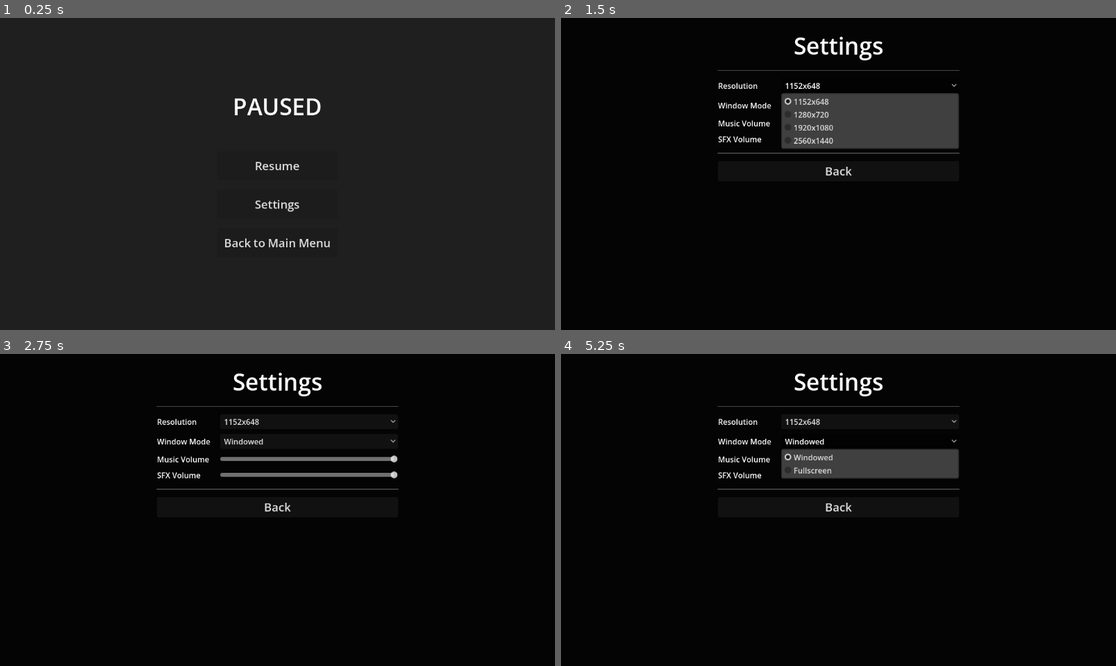
Above: before the commit, frames 1-4 (two rows, left to right).
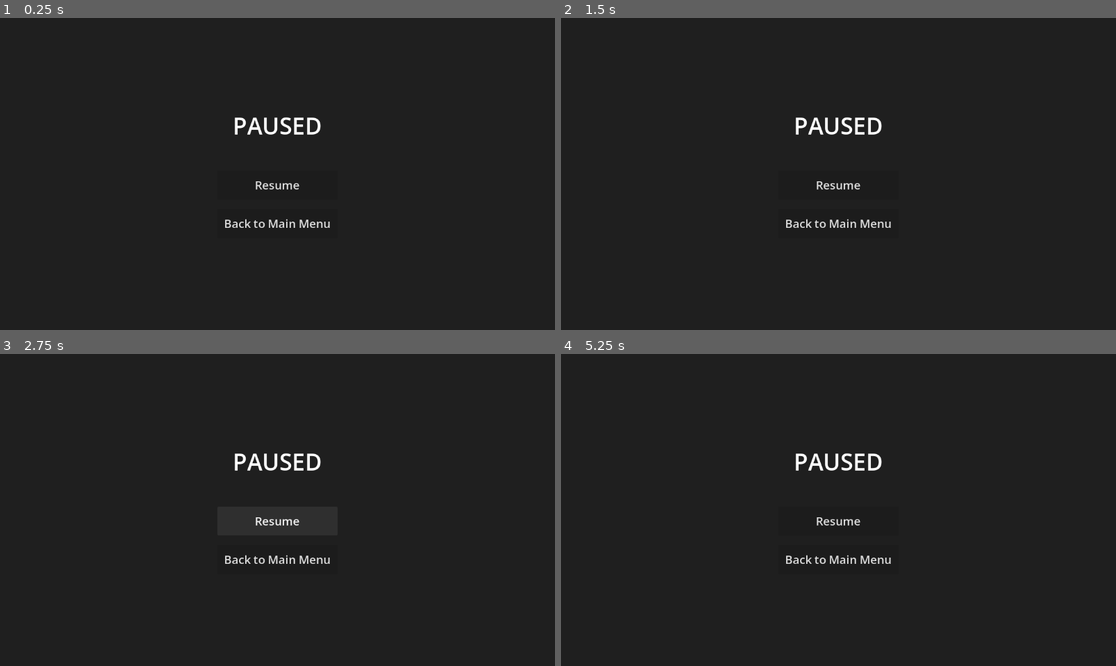
Above: after the commit, the same moments.

Repository: DinVin24/dutch
Game: Godot game, scene res://pause_menu.tscn
Same seed, same stepped clock (60 frames per second), same inputs: the game is played once before the commit and once after it. This scene is started directly instead of the project's main scene.
Inputs (mouse positions are in pixels of both pictures, inside the frame that each line leads up to):
- Up to frame 1 (0.25 s): no input
- Up to frame 2 (1.5 s): click (838, 205) at 0.5 s, where only the run before the commit has a clickable "Settings"; click (871, 86) at 1.25 s, where only the run before the commit has a clickable "1152x648"
- Up to frame 3 (2.75 s): click (277, 522) at 2 s, where only the run after the commit has a clickable "Resume"
- Up to frame 4 (5.25 s): click (871, 441) at 2.75 s, where only the run before the commit has a clickable "Windowed"; click (871, 422) at 3.5 s, where only the run before the commit has a clickable "1152x648"; click (838, 522) at 4.25 s, where only the run after the commit has a clickable "Resume"; click (871, 441) at 5 s, where only the run before the commit has a clickable "Windowed"

The runs differ from the first frame. In frame 1, 1.6% of the frame differs, in the area x 40-60%, y 25-74%; in frame 2, 94%, in the area x 0-100%, y 0-100%; in frame 3, 93%; in frame 4, 92%.

Commit message:
Revert "fix(ui,ai): resolve batch 2 issues (Dutch buttons, game over, card drawn alignment)"
This reverts commit 8e97a4e34ffeb1f4a1b7ed2264f475dd0f4a3a9b.

Diff:
--- a/bot_controller.gd
+++ b/bot_controller.gd
@@ -471,7 +471,7 @@
 
 	if hand_size > 0 and known_cnt == hand_size:
 		var score := _known_score(bot_idx)
-		if score <= 7 and gm.dutch_caller_index == -1 and gm.players_info[bot_idx].can_call_dutch:
+		if score < 7 and gm.dutch_caller_index == -1 and gm.players_info[bot_idx].can_call_dutch:
 			gm.bot_action.emit("Bot %d calls DUTCH! (score: %d)" % [bot_idx, score])
 			gm.call_dutch(bot_idx)
 			return
--- a/game_board.gd
+++ b/game_board.gd
@@ -15,8 +15,7 @@
 var end_turn_btn: Button
 var jump_in_btn: Button
 var call_dutch_btn: Button
-var confirm_dutch_btn: Button
-var forfeit_dutch_btn: Button
+var confirm_dutch_box: HBoxContainer
 
 var player_hands: Array = [[], [], [], []]
 var card_spacing = 110.0
@@ -44,7 +43,6 @@
 	GameManager.jump_in_penalty.connect(_on_jump_in_penalty)
 	GameManager.deck_ready.connect(_update_deck_visual)
 	GameManager.bot_action.connect(_on_bot_action)
-	GameManager.game_over.connect(_on_game_over)
 	resized.connect(_on_resized)
 
 	var deck_button = $CenterTable/DeckArea/Slotbg/Interaction
@@ -119,36 +117,34 @@
 	call_dutch_btn.offset_bottom = -200
 	call_dutch_btn.hide()
 
-	# Inject Confirm/Forfeit buttons at the bottom-center, exactly mirroring End Turn / Call Dutch.
-	confirm_dutch_btn = Button.new()
-	confirm_dutch_btn.text = "CONFIRM DUTCH"
-	confirm_dutch_btn.add_theme_font_size_override("font_size", 20)
+	# Inject Confirm/Cancel panel at the bottom-center, replacing End Turn / Call Dutch.
+	confirm_dutch_box = HBoxContainer.new()
+	confirm_dutch_box.add_theme_constant_override("separation", 20)
+	$GameUI/MainHUD.add_child(confirm_dutch_box)
+	confirm_dutch_box.set_anchors_preset(Control.PRESET_CENTER_BOTTOM)
+	confirm_dutch_box.offset_left = -270
+	confirm_dutch_box.offset_right = 270
+	confirm_dutch_box.offset_top = -250
+	confirm_dutch_box.offset_bottom = -200
+	confirm_dutch_box.hide()
+
+	var confirm_btn = Button.new()
+	confirm_btn.text = "CONFIRM DUTCH"
+	confirm_btn.add_theme_font_size_override("font_size", 20)
 	var style_confirm = StyleBoxFlat.new()
 	style_confirm.bg_color = Color(0.2, 0.6, 0.2)
-	confirm_dutch_btn.add_theme_stylebox_override("normal", style_confirm)
-	confirm_dutch_btn.pressed.connect(_on_confirm_dutch_pressed)
-	$GameUI/MainHUD.add_child(confirm_dutch_btn)
-	confirm_dutch_btn.set_anchors_preset(Control.PRESET_CENTER_BOTTOM)
-	confirm_dutch_btn.offset_left = -270
-	confirm_dutch_btn.offset_right = -110
-	confirm_dutch_btn.offset_top = -250
-	confirm_dutch_btn.offset_bottom = -200
-	confirm_dutch_btn.hide()
-
-	forfeit_dutch_btn = Button.new()
-	forfeit_dutch_btn.text = "FORFEIT DUTCH"
-	forfeit_dutch_btn.add_theme_font_size_override("font_size", 20)
+	confirm_btn.add_theme_stylebox_override("normal", style_confirm)
+	confirm_btn.pressed.connect(_on_confirm_dutch_pressed)
+	confirm_dutch_box.add_child(confirm_btn)
+
+	var cancel_btn = Button.new()
+	cancel_btn.text = "FORFEIT DUTCH"
+	cancel_btn.add_theme_font_size_override("font_size", 20)
 	var style_cancel = StyleBoxFlat.new()
 	style_cancel.bg_color = Color(0.8, 0.2, 0.2)
-	forfeit_dutch_btn.add_theme_stylebox_override("normal", style_cancel)
-	forfeit_dutch_btn.pressed.connect(_on_cancel_dutch_pressed)
-	$GameUI/MainHUD.add_child(forfeit_dutch_btn)
-	forfeit_dutch_btn.set_anchors_preset(Control.PRESET_CENTER_BOTTOM)
-	forfeit_dutch_btn.offset_left = 110
-	forfeit_dutch_btn.offset_right = 270
-	forfeit_dutch_btn.offset_top = -250
-	forfeit_dutch_btn.offset_bottom = -200
-	forfeit_dutch_btn.hide()
+	cancel_btn.add_theme_stylebox_override("normal", style_cancel)
+	cancel_btn.pressed.connect(_on_cancel_dutch_pressed)
+	confirm_dutch_box.add_child(cancel_btn)
 
 func _update_deck_visual():
 	for child in deck_area.get_children():
@@ -404,9 +400,7 @@
 	card_data.is_face_up = false # Start face-down…
 	pending_card.setup(card_data)
 
-	# Spawn exactly on top of the visual stack at the deck.
-	# Deck area already positions cards correctly, so we don't offset.
-	var deck_pos = deck_area.global_position
+	var deck_pos = deck_area.global_position - card_pivot
 	pending_card.global_position = deck_pos
 
 	_update_deck_visual()
@@ -439,8 +433,7 @@
 
 	if end_turn_btn: end_turn_btn.hide()
 	if call_dutch_btn: call_dutch_btn.hide()
-	if confirm_dutch_btn: confirm_dutch_btn.hide()
-	if forfeit_dutch_btn: forfeit_dutch_btn.hide()
+	if confirm_dutch_box: confirm_dutch_box.hide()
 
 	# ── Deck / discard interaction lockout ───────────────────────────────────
 	# Deck is clickable ONLY when it's the player's draw turn.
@@ -501,8 +494,7 @@
 		GameManager.GameState.TURN_CONFIRM_DUTCH:
 			if GameManager.current_player_index == 0:
 				_show_message("You called Dutch! Confirm or Forfeit?")
-				confirm_dutch_btn.show()
-				forfeit_dutch_btn.show()
+				confirm_dutch_box.show()
 		GameManager.GameState.DEAL_CARDS:
 			_handle_initial_deal()
 		GameManager.GameState.INITIAL_PEEK:
@@ -672,7 +664,6 @@
 
 func _pause_game() -> void:
 	get_tree().paused = true
-	$GameUI.hide()
 	pause_menu_instance = pause_menu_scene.instantiate()
 	add_child(pause_menu_instance)
 	pause_menu_instance.resumed.connect(_resume_game)
@@ -683,73 +674,10 @@
 	if pause_menu_instance:
 		pause_menu_instance.queue_free()
 		pause_menu_instance = null
-	$GameUI.show()
 
 func _go_to_main_menu() -> void:
 	get_tree().paused = false
 	get_tree().change_scene_to_file("res://main_menu.tscn")
-
-func _on_game_over(winner_idx: int) -> void:
-	# Build the Game Over UI dynamically.
-	var panel = Panel.new()
-	var style = StyleBoxFlat.new()
-	style.bg_color = Color(0, 0, 0, 0.8)
-	style.corner_radius_top_left = 20
-	style.corner_radius_top_right = 20
-	style.corner_radius_bottom_left = 20
-	style.corner_radius_bottom_right = 20
-	panel.add_theme_stylebox_override("panel", style)
-
-	add_child(panel)
-	panel.set_anchors_preset(Control.PRESET_CENTER)
-	panel.size = Vector2(500, 300)
-	panel.position = (get_viewport_rect().size - panel.size) / 2.0
-	panel.z_index = 1000
-
-	var vbox = VBoxContainer.new()
-	vbox.set_anchors_preset(Control.PRESET_FULL_RECT)
-	vbox.alignment = BoxContainer.ALIGNMENT_CENTER
-	vbox.add_theme_constant_override("separation", 30)
-	panel.add_child(vbox)
-
-	var label = Label.new()
-	label.text = "Player " + str(winner_idx + 1) + " Won!"
-	label.horizontal_alignment = HORIZONTAL_ALIGNMENT_CENTER
-	label.add_theme_font_size_override("font_size", 40)
-	vbox.add_child(label)
-
-	var hbox = HBoxContainer.new()
-	hbox.alignment = BoxContainer.ALIGNMENT_CENTER
-	hbox.add_theme_constant_override("separation", 20)
-	vbox.add_child(hbox)
-
-	var new_game_btn = Button.new()
-	new_game_btn.text = "NEW GAME"
-	new_game_btn.add_theme_font_size_override("font_size", 24)
-	new_game_btn.custom_minimum_size = Vector2(200, 60)
-	new_game_btn.pressed.connect(func():
-		get_tree().paused = false
-		get_tree().reload_current_scene()
-	)
-	hbox.add_child(new_game_btn)
-
-	var main_menu_btn = Button.new()
-	main_menu_btn.text = "MAIN MENU"
-	main_menu_btn.add_theme_font_size_override("font_size", 24)
-	main_menu_btn.custom_minimum_size = Vector2(200, 60)
-	main_menu_btn.pressed.connect(func():
-		get_tree().paused = false
-		get_tree().change_scene_to_file("res://main_menu.tscn")
-	)
-	hbox.add_child(main_menu_btn)
-
-	# Reveal all cards to show everyone's hands.
-	for hand in player_hands:
-		for card in hand:
-			if is_instance_valid(card) and not card.data.is_face_up:
-				card.flip()
-
-	get_tree().paused = true
 
 func _on_end_turn_pressed():
 	match GameManager.current_state:
--- a/game_manager.gd
+++ b/game_manager.gd
@@ -114,23 +114,8 @@
 	pass
 
 func _handle_game_over():
-	print("GameManager: Game Over! Calculating scores...")
-	var lowest_score := 9999
-	var winner_idx := -1
-
-	for i in range(num_players):
-		var score := 0
-		for card in players_info[i].hand:
-			score += card.recalc_point_value()
-		players_info[i].score = score
-		print("Player ", i, " score: ", score)
-
-		if score < lowest_score:
-			lowest_score = score
-			winner_idx = i
-
-	print("GameManager: Player ", winner_idx, " wins with score ", lowest_score)
-	game_over.emit(winner_idx)
+	# Logic to calculate scores will go here
+	game_over.emit(-1) # Placeholder
 
 func start_game():
 	change_state(GameState.DEAL_CARDS)
@@ -161,15 +146,14 @@
 	var resolved_idx := player_idx if player_idx != -1 else current_player_index
 
 	if resolved_idx == 0:
-		# Human player: allow jump-in from any state EXCEPT when they are already
-		# holding a drawn card.
+		# Human player: allow jump-in from any state EXCEPT their own active draw/resolve.
 		var blocked_states := [
 			GameState.INITIALIZING, GameState.DEAL_CARDS, GameState.INITIAL_PEEK,
 			GameState.TURN_JUMP_IN_SELECTION, GameState.TURN_CONFIRM_DUTCH, GameState.GAME_OVER
 		]
-		# Block if player has a drawn card they must resolve.
+		# Also block if it is literally the human's own draw or resolve turn.
 		if (current_state in blocked_states) or \
-		   (current_player_index == 0 and current_state == GameState.TURN_RESOLVE_DRAWN):
+		   (current_player_index == 0 and current_state in [GameState.TURN_START_DRAW, GameState.TURN_RESOLVE_DRAWN]):
 			return
 		# Require a non-empty discard pile to jump into.
 		if deck_manager.discard_pile.is_empty():
--- a/pause_menu.gd
+++ b/pause_menu.gd
@@ -2,11 +2,6 @@
 
 signal resumed
 signal main_menu_requested
-
-@onready var center_container = $CenterContainer
-
-var settings_scene = preload("res://settings_menu.tscn")
-var settings_instance: Node = null
 
 func _ready() -> void:
 	pass
@@ -16,16 +11,3 @@
 
 func _on_main_menu_button_pressed() -> void:
 	main_menu_requested.emit()
-
-func _on_settings_button_pressed() -> void:
-	if settings_instance == null:
-		settings_instance = settings_scene.instantiate()
-		add_child(settings_instance)
-		settings_instance.back_pressed.connect(_on_settings_back)
-		center_container.hide()
-
-func _on_settings_back() -> void:
-	if settings_instance:
-		settings_instance.queue_free()
-		settings_instance = null
-	center_container.show()
--- a/pause_menu.tscn
+++ b/pause_menu.tscn
@@ -42,12 +42,6 @@
 theme_override_font_sizes/font_size = 24
 text = "Resume"
 
-[node name="SettingsButton" type="Button" parent="CenterContainer/VBoxContainer"]
-custom_minimum_size = Vector2(0, 60)
-layout_mode = 2
-theme_override_font_sizes/font_size = 24
-text = "Settings"
-
 [node name="MainMenuButton" type="Button" parent="CenterContainer/VBoxContainer"]
 custom_minimum_size = Vector2(0, 60)
 layout_mode = 2
@@ -55,5 +49,4 @@
 text = "Back to Main Menu"
 
 [connection signal="pressed" from="CenterContainer/VBoxContainer/ResumeButton" to="." method="_on_resume_button_pressed"]
-[connection signal="pressed" from="CenterContainer/VBoxContainer/SettingsButton" to="." method="_on_settings_button_pressed"]
 [connection signal="pressed" from="CenterContainer/VBoxContainer/MainMenuButton" to="." method="_on_main_menu_button_pressed"]
